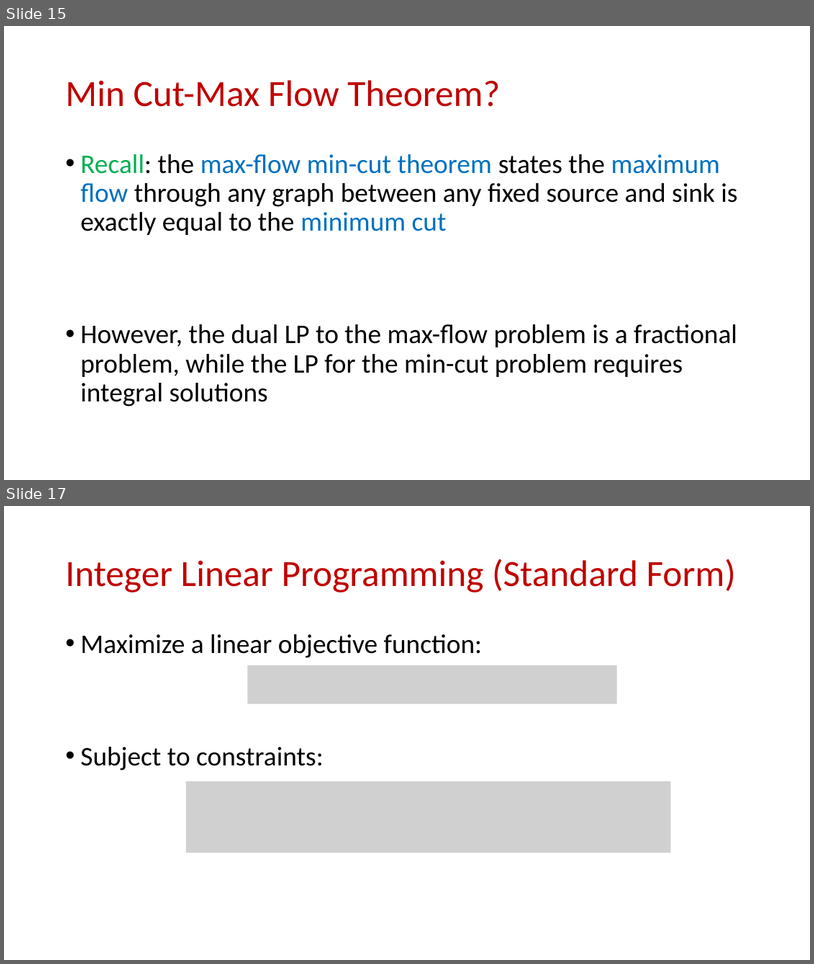
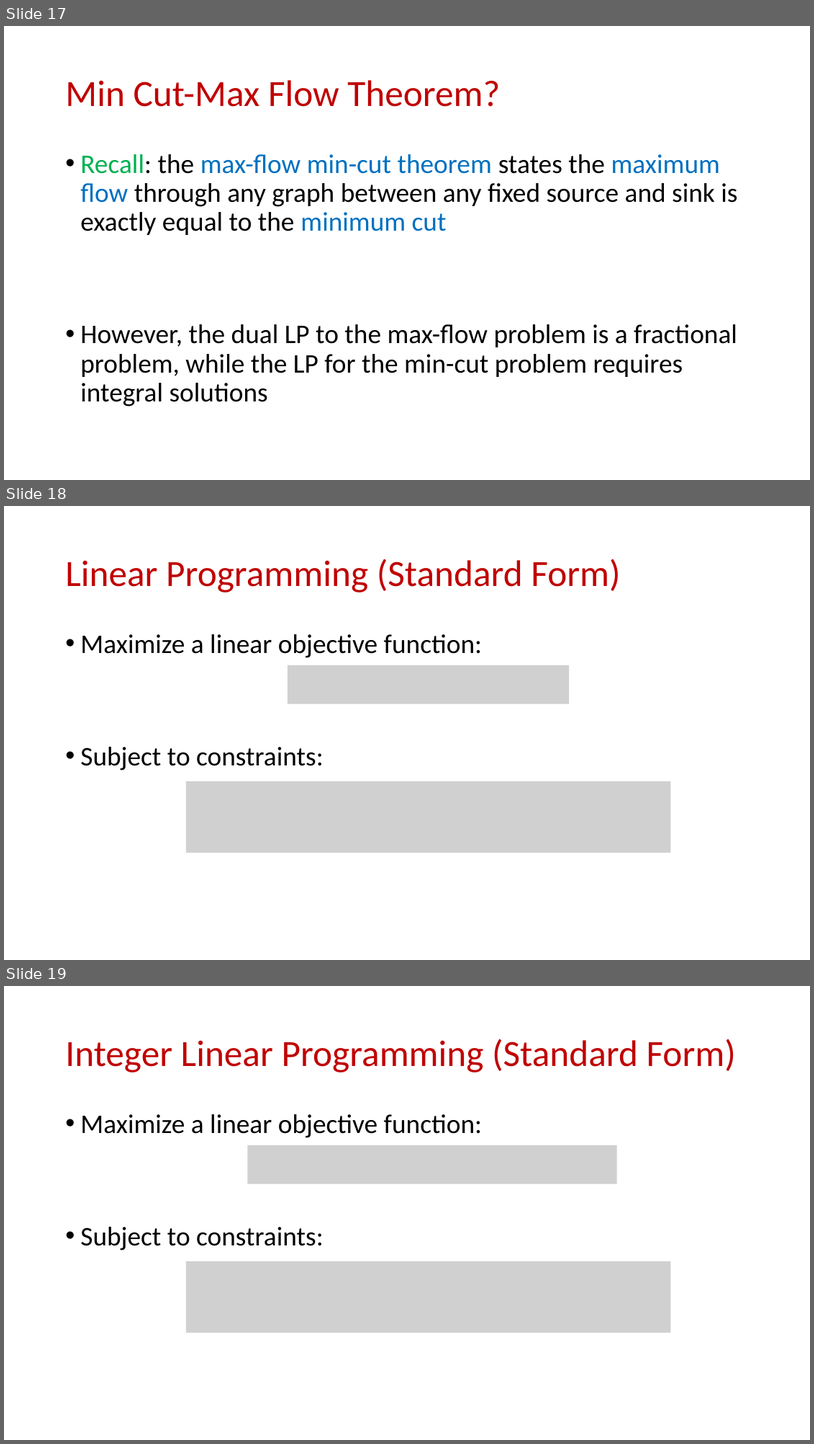
Before and after one commit to samsonzhou/samsonzhou.github.io, a slide deck: CSCE658-S24/L16.pptx. Shown one above the other, each under a label of ours: slides 15 and 17 before the commit, slides 17, 18 and 19 after it; the slides between them are not shown. The pictures are 814x964 and 814x1444 pixels, drawn with LibreOffice and Linux fonts; fonts in the diff are those of the drawing; grey boxes stand for pictures. Boxes give left, top, right and bottom in pixels: in the first picture for what was removed or moved away, otherwise in the second. Text is boxed around its words. In the diff, an @@ line names an element or a change of style, - is before the commit and + after.

```diff
--- a/CSCE658-S24/L16.pptx
+++ b/CSCE658-S24/L16.pptx
@@ slide 18 added at <box>4,506,810,960</box>, background #FFFFFF @@
@@ title added at <box>65,559,620,592</box>, 44 pt, text #C00000 @@
+Linear Programming (Standard Form)
@@ text added at <box>80,634,482,770</box>, 32 pt, text #000000 @@
+• Maximize a linear objective function:
+• Subject to constraints:
@@ picture added at <box>288,665,570,704</box> @@
@@ picture added at <box>186,781,671,852</box> @@
@@ what was slide 15 is now slide 17 @@
@@ what was slide 17 is now slide 19 @@
```
Also in this commit, not shown: 5 other slides added, 1 other file.
